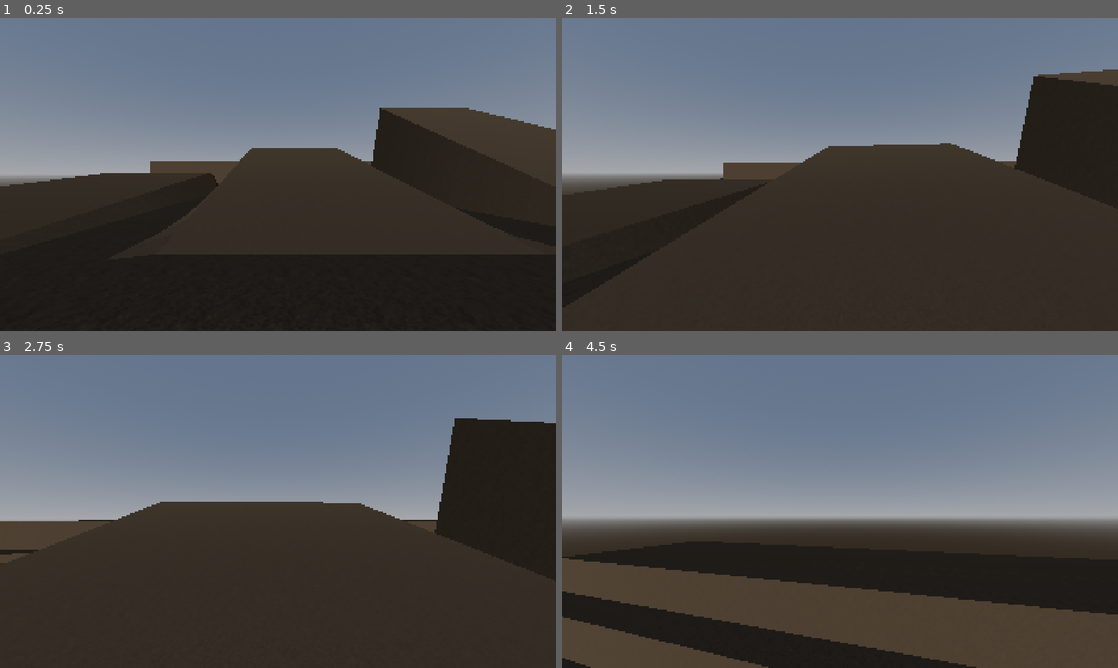
Above: before the commit, frames 1-4 (two rows, left to right).
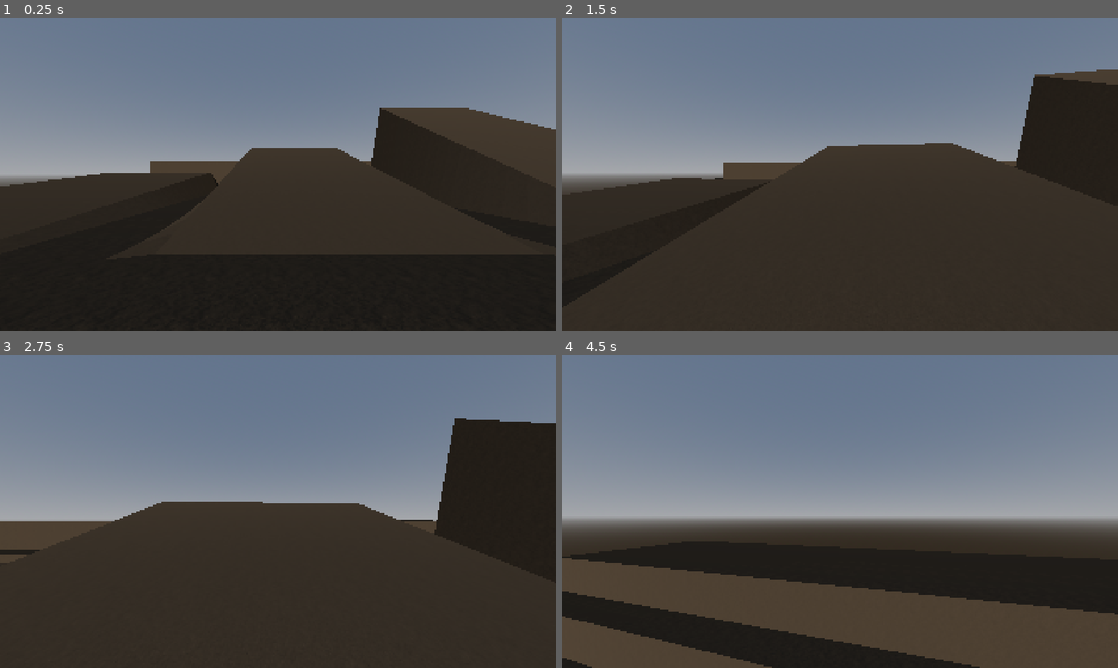
Above: after the commit, the same moments.

Repository: JFCarson/goon-tomb
Game: Godot game, scene res://main.tscn
Two runs of this game, one before a commit and one after it. Both use one fixed random seed, a clock stepped at 60 frames per second and the inputs below.
Inputs (mouse positions are in pixels of both pictures, inside the frame that each line leads up to):
- Up to frame 1 (0.25 s): no input
- Up to frame 2 (1.5 s): tap Enter at 0.5 s; move the mouse to (867, 174) at 0.52 s; hold Shift (sprint) 0.53-1.28 s; hold W (move_forward) from 0.53 s (still down); tap Space (jump) at 0.77 s; move the mouse to (812, 174) at 1.27 s; tap Shift (sprint) at 1.35 s
- Up to frame 3 (2.75 s): keep holding W (move_forward); tap Space (jump) at 1.52 s; move the mouse to (289, 505) at 2.02 s; hold Shift (sprint) from 2.03 s (still down)
- Up to frame 4 (4.5 s): keep holding W (move_forward); move the mouse to (834, 517) at 2.77 s; release Shift (sprint) at 2.78 s; tap Shift (sprint) at 2.85, 4.35 s; tap Space (jump) at 3.02, 3.77 s; move the mouse to (878, 514) at 3.52 s; hold Shift (sprint) 3.53-4.28 s; move the mouse to (795, 508) at 4.27 s

The runs differ from the first frame. In frame 1, less than 0.1% of the frame differs, in the area x 8-94%, y 31-70%; in frame 2, 0.2%; in frame 3, 0.2%; in frame 4, 0.4%, in the area x 0-100%, y 64-100%.

Commit message:
feat(player-controller): added camera bob with variance when sprinting

Diff:
--- a/src/player/player.tscn
+++ b/src/player/player.tscn
@@ -13,6 +13,9 @@
 [node name="Player" type="CharacterBody3D" unique_id=865188573]
 script = ExtResource("1_4anbu")
 camera_sensitivity = 0.002
+headbob_frequency = 5.0
+headbob_amplitude = 0.03
+headbob_sprint_frequency_multiplier = 0.75
 movement_speed = 3.0
 acceleration = 20.0
 turn_acceleration = 100.0
--- a/src/player/scripts/player.gd
+++ b/src/player/scripts/player.gd
@@ -4,13 +4,19 @@
 ## Orchestrator script for the player.
 
 
-# Camera Variables
+@export_group("Camera")
 @export var camera_sensitivity : float
+@export var headbob_frequency : float
+@export var headbob_amplitude : float
+@export var headbob_sprint_frequency_multiplier : float
+@onready var camera : Camera3D = $CameraHolder/Camera
 @onready var camera_holder : Node3D = $CameraHolder
+@onready var camera_holder_default_position : Vector3 = camera_holder.position
 var camera_pitch : float = 0.0
+var headbob_time : float = 0.0
+var current_headbob_frequency_multiplier : float = 1.0
 
-
-# Movement Variables
+@export_group("Movement")
 @export var movement_speed : float
 @export var acceleration : float
 @export var turn_acceleration : float
@@ -90,3 +96,17 @@
 		velocity.y = sqrt(2.0 * jump_height)
 
 	move_and_slide()
+	_headbob(delta)
+
+
+# Handles Headbob
+func _headbob(delta : float) -> void:
+	var headbob_position : Vector3 = Vector3.ZERO
+	var frequency_multiplier : float = headbob_sprint_frequency_multiplier if is_sprinting else 1.0
+
+	headbob_time += delta * velocity.length() * frequency_multiplier * float(is_on_floor())
+
+	headbob_position.x = cos(headbob_time * headbob_frequency / 2) * headbob_amplitude
+	headbob_position.y = sin(headbob_time * headbob_frequency) * headbob_amplitude
+
+	camera.transform.origin = headbob_position
